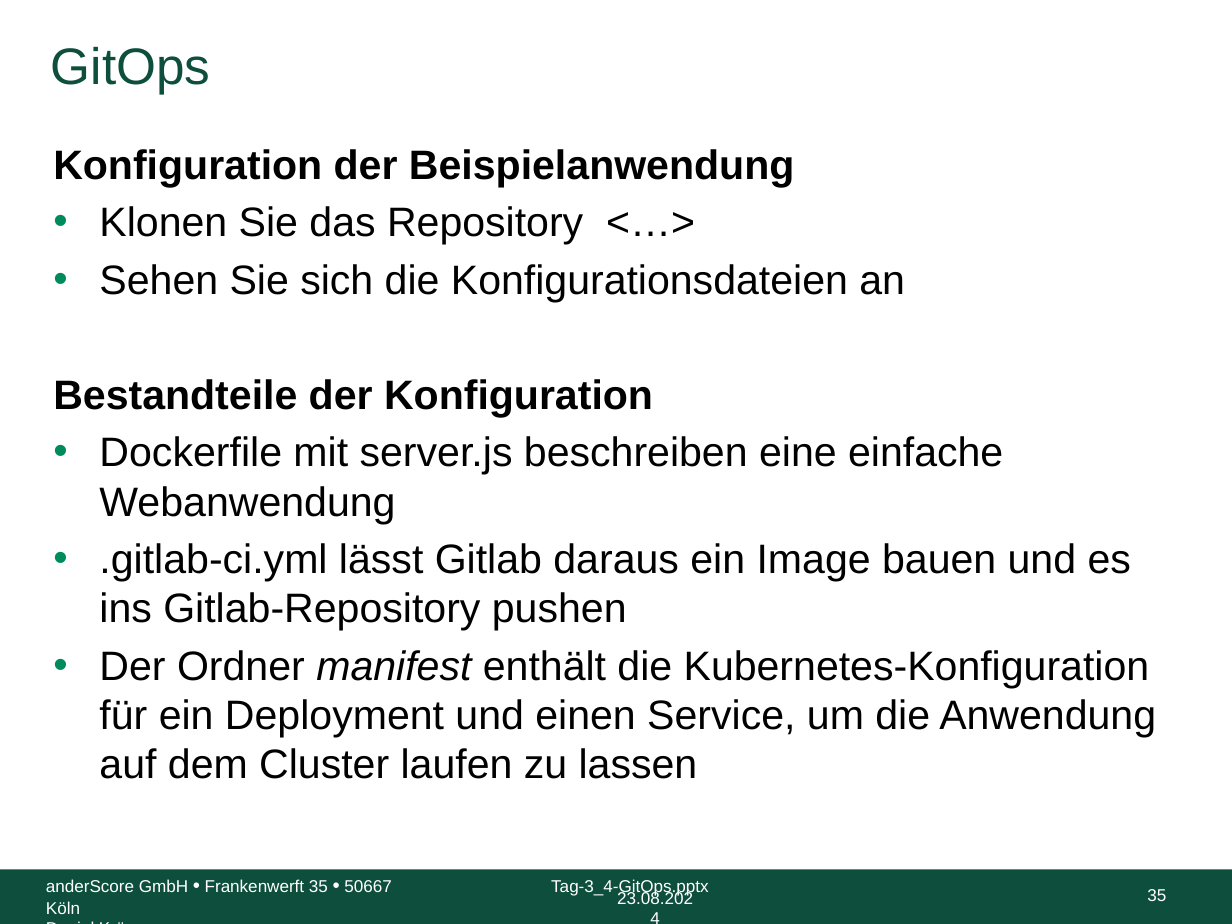
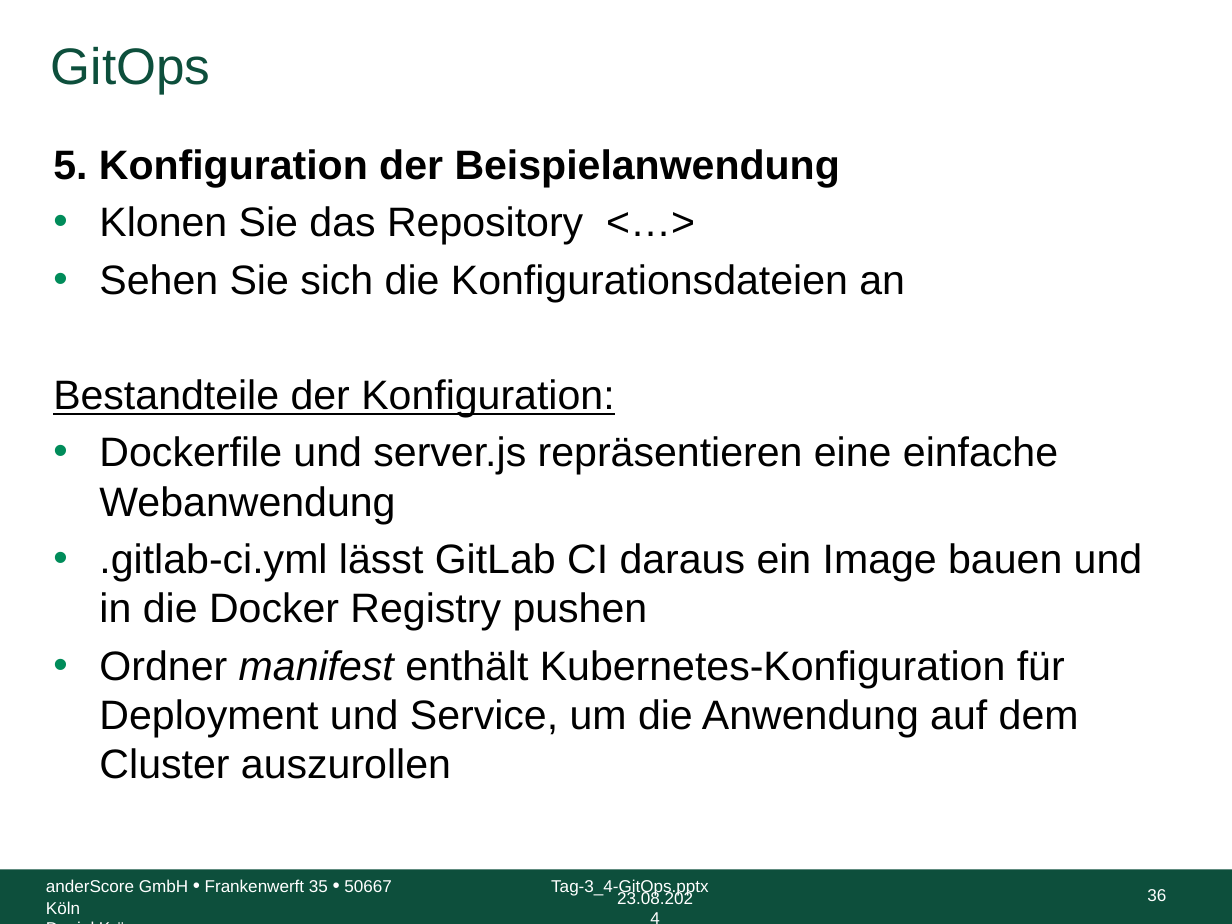
Before and after one commit to anderscore-gmbh/gitlab, a slide deck: slide 36 of slides/Tag-3_4-GitOps.pptx (slide 35 before the commit). Drawn at 1232x924 pixels with LibreOffice and Linux fonts; fonts in the diff are those of the drawing; background and template pictures are left out. Boxes give left, top, right and bottom in pixels: in the first picture for what was removed or moved away, otherwise in the second. Text is boxed around its words. In the diff, an @@ line names an element or a change of style, - is before the commit and + after.

```diff
--- a/slides/Tag-3_4-GitOps.pptx
+++ b/slides/Tag-3_4-GitOps.pptx
@@ text at bbox=[53, 149, 840, 187]: text changed @@
-Konfiguration der Beispielanwendung
+5. Konfiguration der Beispielanwendung
@@ text at bbox=[53, 379, 1143, 779]: text changed @@
-Bestandteile der Konfiguration
-• Dockerfile mit server.js beschreiben eine einfache Webanwendung
-• .gitlab-ci.yml lässt Gitlab daraus ein Image bauen und es ins Gitlab-Repository pushen
-• Der Ordner manifest enthält die Kubernetes-Konfiguration für ein Deployment und einen Service, um die Anwendung auf dem Cluster laufen zu lassen
+Bestandteile der Konfiguration:
+• Dockerfile und server.js repräsentieren eine einfache Webanwendung
+• .gitlab-ci.yml lässt GitLab CI daraus ein Image bauen und in die Docker Registry pushen
+• Ordner manifest enthält Kubernetes-Konfiguration für Deployment und Service, um die Anwendung auf dem Cluster auszurollen
@@ page number at bbox=[1147, 889, 1166, 901]: text changed @@
-35
+36
```
Also in this commit, not shown: 16 other slides changed, 1 slide added.
